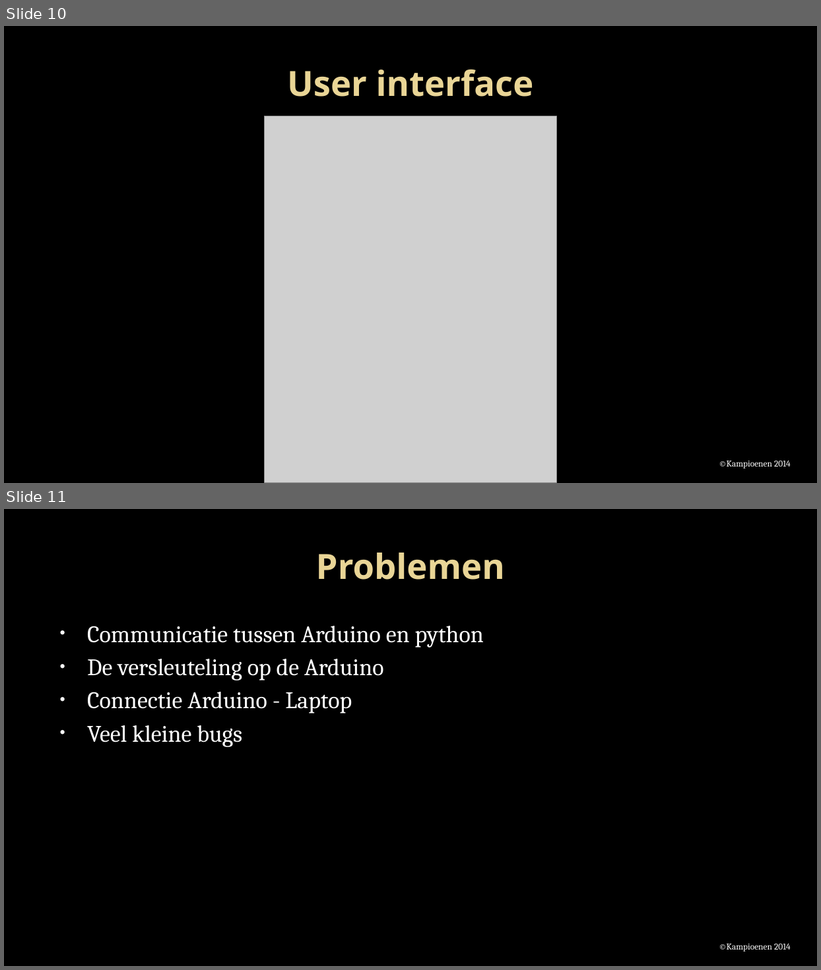
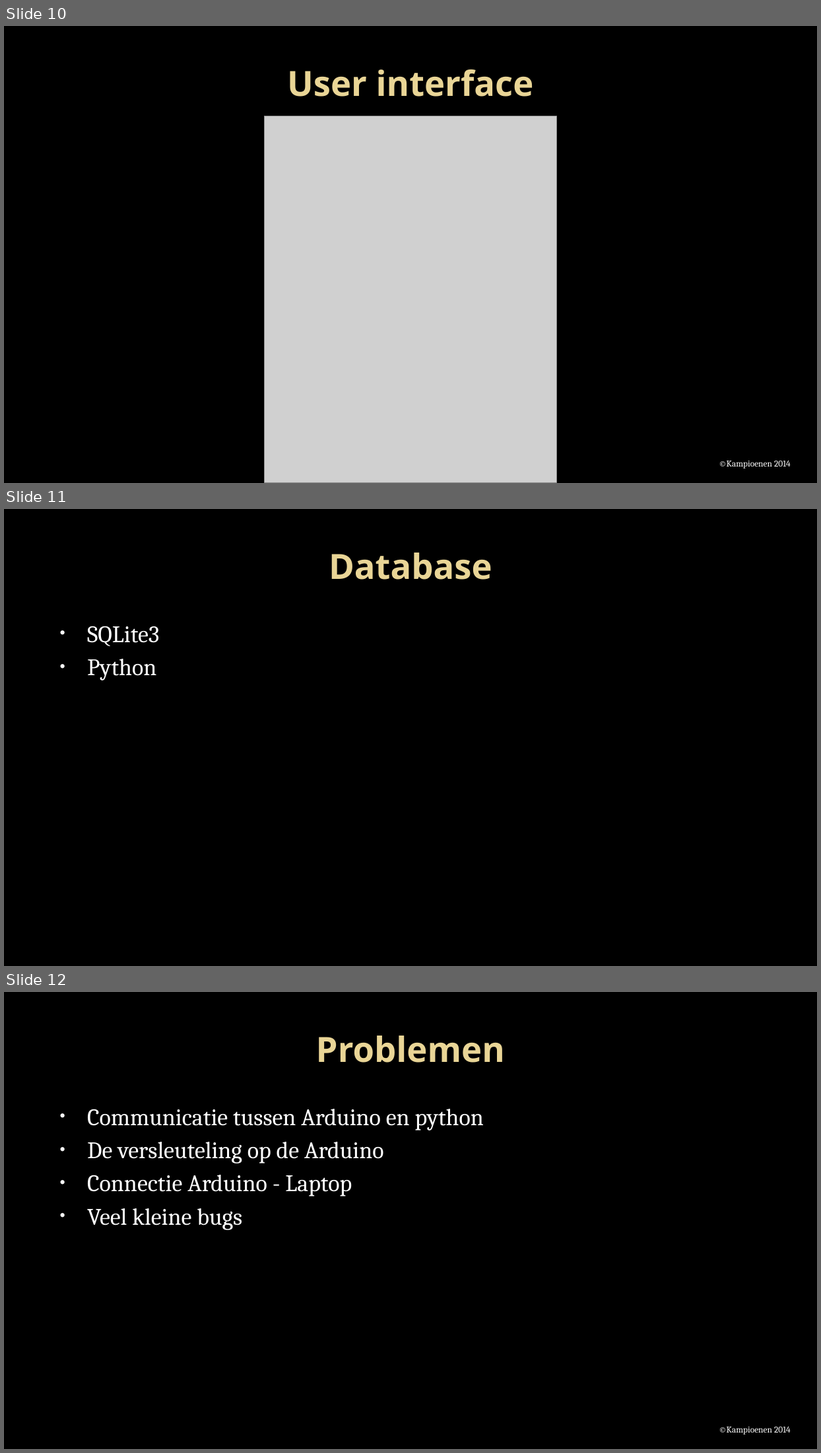
Before and after one commit to Projectgroep-18/Beveiligde-Pasjes, a slide deck: presentatie/Project beveiligde pasjes.pptx. Shown one above the other, each under a label of ours: slides 10 and 11 before the commit, slides 10, 11 and 12 after it. The pictures are 821x970 and 821x1453 pixels, drawn with LibreOffice and Linux fonts; fonts in the diff are those of the drawing; grey boxes stand for pictures; background and template pictures are left out. Boxes give left, top, right and bottom in pixels: in the first picture for what was removed or moved away, otherwise in the second. Text is boxed around its words. In the diff, an @@ line names an element or a change of style, - is before the commit and + after.

Commit message:
ppt

```diff
--- a/presentatie/Project beveiligde pasjes.pptx
+++ b/presentatie/Project beveiligde pasjes.pptx
@@ slide 11 added at (4,509,817,966), background picture (left out) @@
@@ title added at (329,553,492,580), 41 pt, text gradient #EAD696 to #E7D081, bold @@
+Database
@@ text added at (87,626,159,681), 28 pt, text #FFFFFF @@
+• SQLite3
+• Python
@@ what was slide 11 is now slide 12 @@
```
